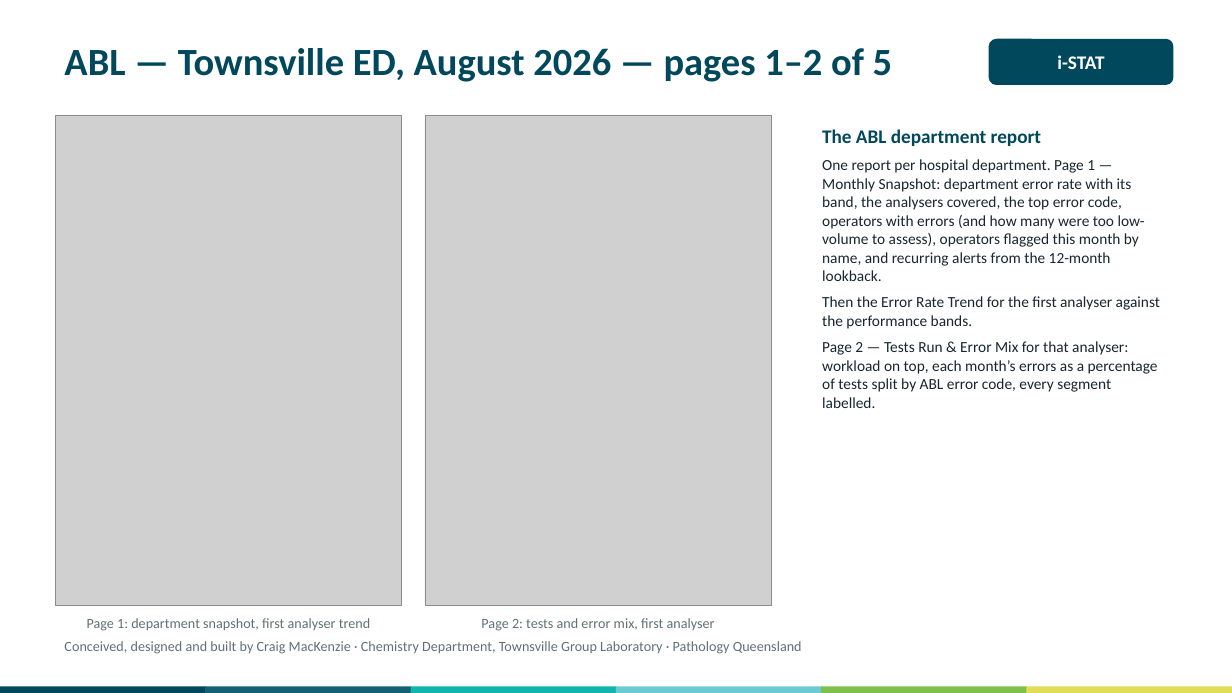
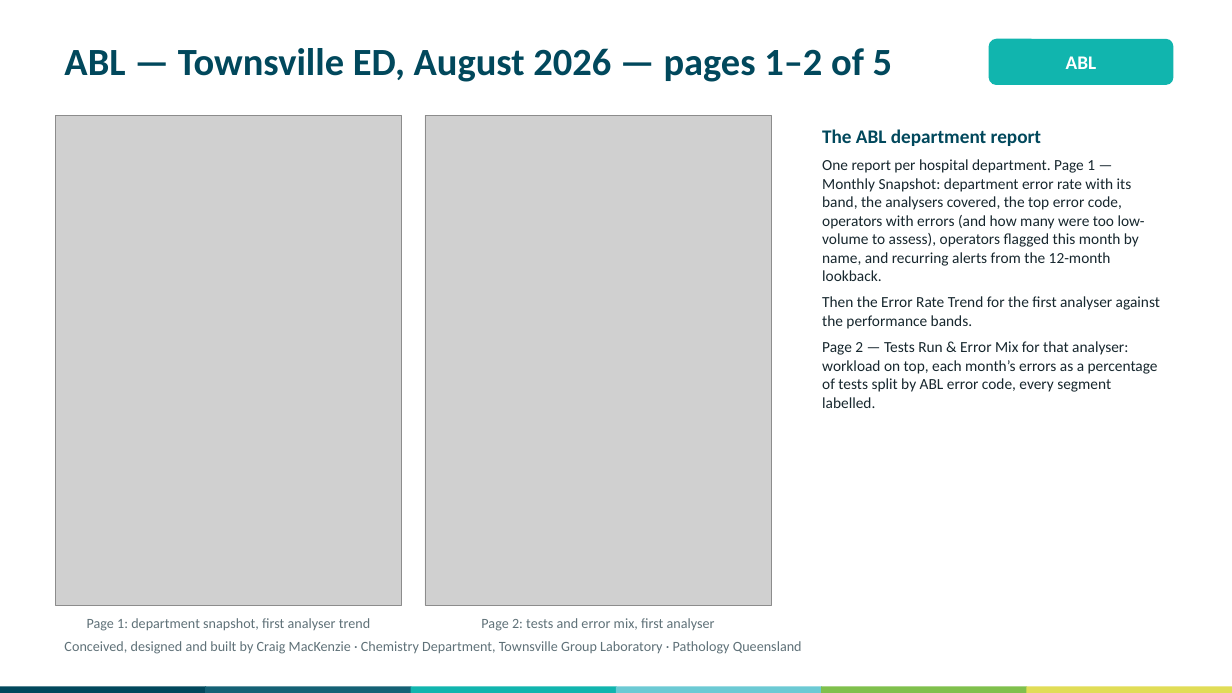
Before and after one commit to swornsealed/Report-app, a slide deck: slide 7 of PQ_Report_Generator_Overview_for_Managers.pptx. Drawn at 1232x693 pixels with LibreOffice and Linux fonts; fonts in the diff are those of the drawing; grey boxes stand for pictures. Boxes give left, top, right and bottom in pixels: in the first picture for what was removed or moved away, otherwise in the second. Text is boxed around its words. In the diff, an @@ line names an element or a change of style, - is before the commit and + after.

```diff
--- a/PQ_Report_Generator_Overview_for_Managers.pptx
+++ b/PQ_Report_Generator_Overview_for_Managers.pptx
@@ rounded rectangle "ABL" at bbox=[989, 39, 1174, 85]: fill #01485C to #11B5AE @@
@@ text in rounded rectangle at bbox=[1066, 56, 1097, 69]: text changed @@
-i-STAT
+ABL
```
Also in this commit, not shown: 3 other slides changed.
